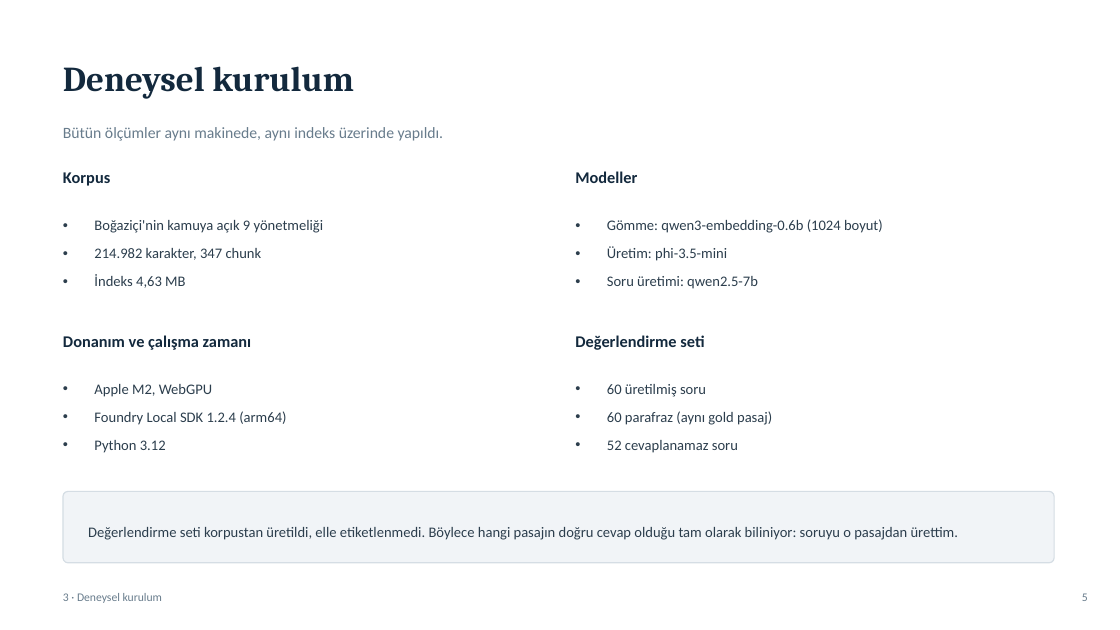
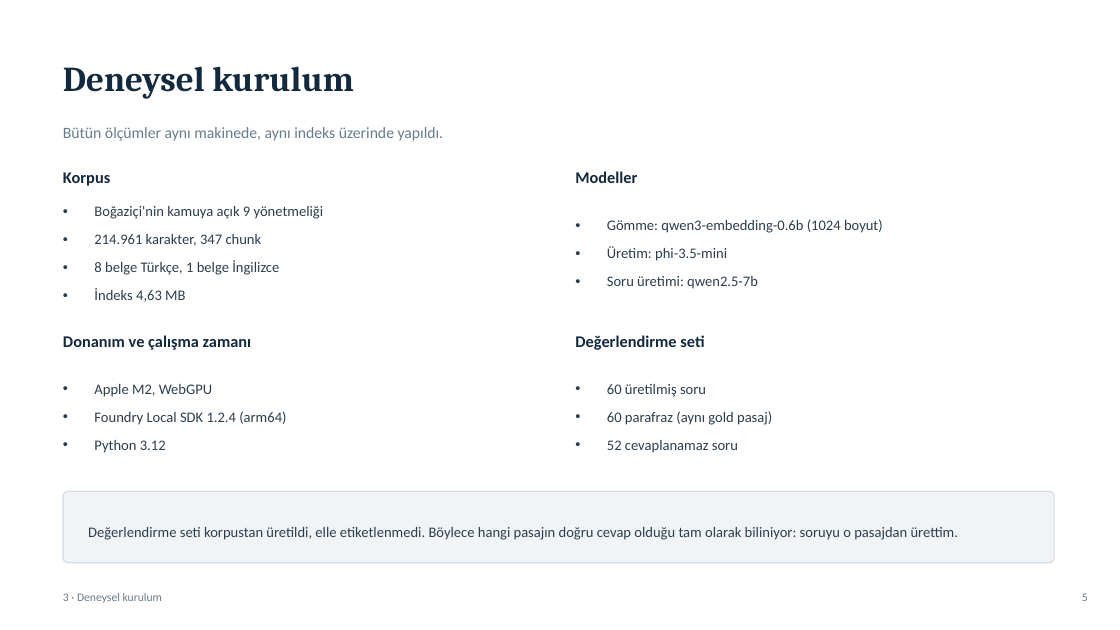
Before and after one commit to Furkanahii/foundry-rag-lab, a slide deck: slide 6 of Foundry-RAG-Lab-Sunum.pptx. Drawn at 1120x630 pixels with LibreOffice and Linux fonts; fonts in the diff are those of the drawing. Boxes give left, top, right and bottom in pixels: in the first picture for what was removed or moved away, otherwise in the second. Text is boxed around its words. In the diff, an @@ line names an element or a change of style, - is before the commit and + after.

Commit message:
fix: sunum öncesi doğrulamada çıkan üç hata
1) IDF iddiası yanlıştı. README ve dokümanlar "MADDE 9 dokümanın hepsinde,
   IDF = log(N/df) = 0" diyordu. İki kusur vardı: MADDE dokuz belgenin
   sekizinde geçiyor (dokuzuncusu İngilizce), ve daha önemlisi BM25 indeksi
   belgeler değil chunk'lar üzerinde kurulu. IDF'in N'i 9 değil 347.
   Doğru ölçüm: IDF sıfıra düşmüyor ama kalıp sözcükler konu sözcüklerinin
   dörtte biri kadar ağırlık taşıyor (öğrenci 0.348, burs 2.671 — 7,7 kat).
   Bu, hibrit mimari gerekçesini zayıflatmıyor, sadece doğru ifade ediyor.
   scripts/corpus_stats.py ile tekrarlanabilir hale getirildi.

2) Korpus 214.982 değil 214.961 karakter.

3) "Korpus tek dil" yanlıştı: dokuz belgeden biri (pedagojik formasyon)
   İngilizce. Dil algılama bunu doğru tespit ediyor. İngilizce bir
   değerlendirme seti olmadığı için dil karşılaştırması hâlâ yapılamıyor,
   sınır böyle ifade edildi.

Ayrıca smoke_test.py argparse kazandı — README'nin ilk komutu olmasına rağmen
--help yazan birine yardım yerine gigabaytlarca model indiriyordu.

Sunum: e-posta eklendi, üç düzeltme işlendi, 20 slayt.

```diff
--- a/Foundry-RAG-Lab-Sunum.pptx
+++ b/Foundry-RAG-Lab-Sunum.pptx
@@ text at (94,234,279,275): text changed @@
-• 214.982 karakter, 347 chunk
+• 214.961 karakter, 347 chunk
+• 8 belge Türkçe, 1 belge İngilizce
```
Also in this commit, not shown: 4 other slides changed, 6 other files.
